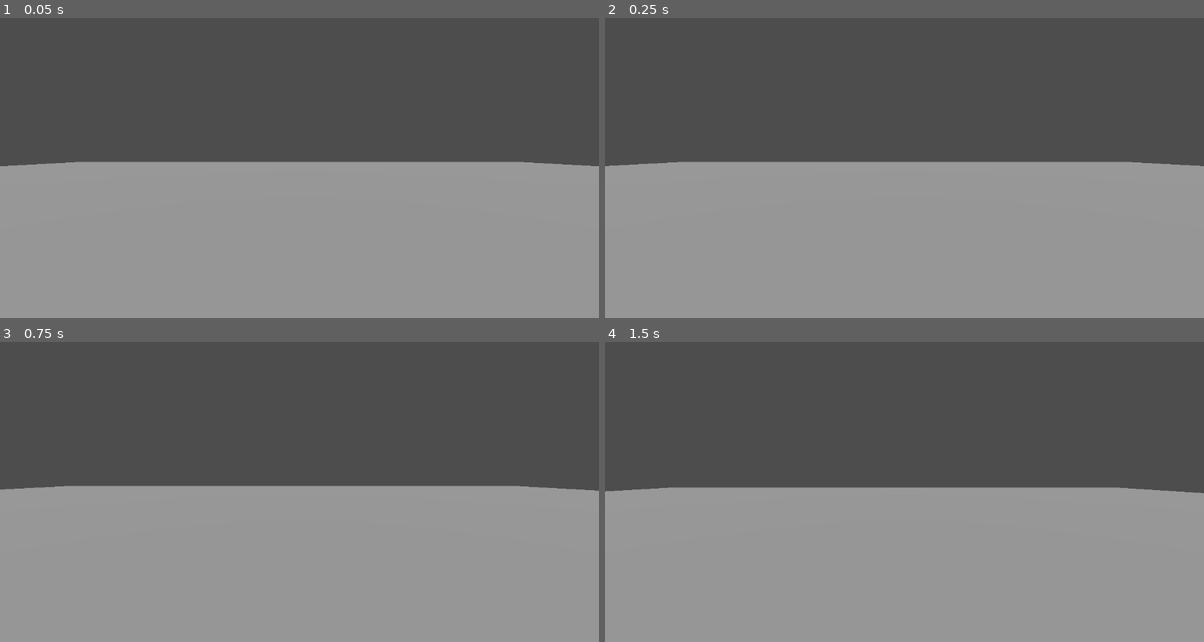
Above: before the commit, frames 1-4 (two rows, left to right).
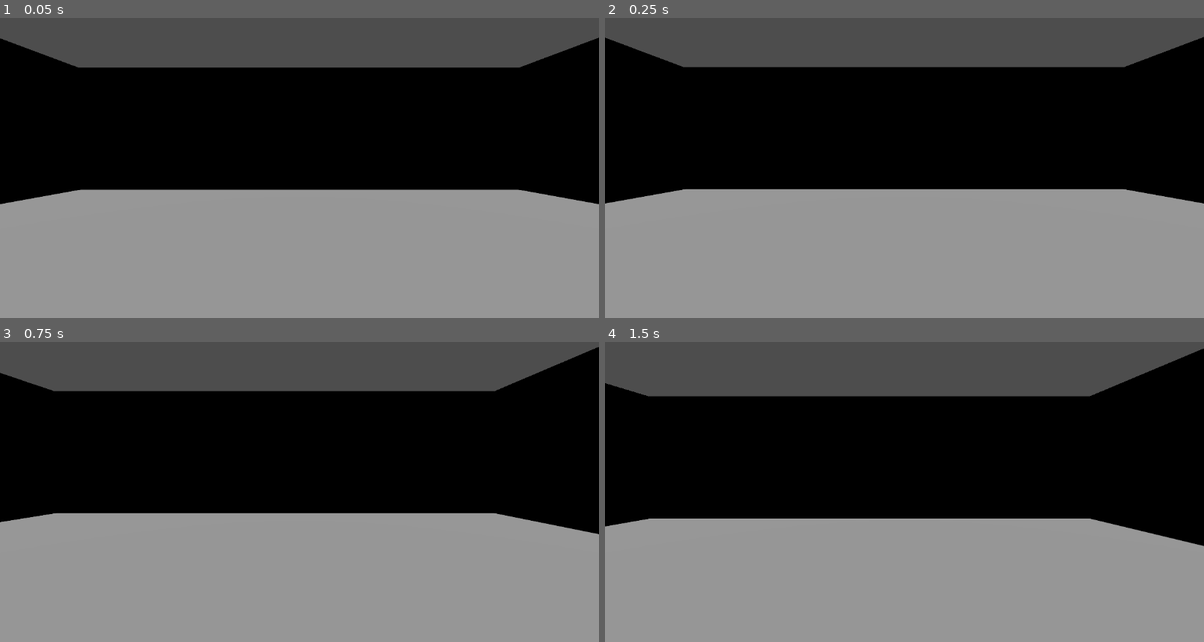
Above: after the commit, the same moments.

Repository: Void-Cloud/bunkergame
Game: Godot game, scene res://main.tscn
Same seed, same stepped clock (60 frames per second), same inputs: the game is played once before the commit and once after it.
Inputs (mouse positions are in pixels of both pictures, inside the frame that each line leads up to):
- Up to frame 1 (0.05 s): no input
- Up to frame 2 (0.25 s): no input
- Up to frame 3 (0.75 s): tap Enter (enter) at 0.5, 0.6 s; move the mouse to (431, 456) at 0.52 s; hold D (right) from 0.53 s (still down); click (431, 456) at 0.67 s
- Up to frame 4 (1.5 s): tap Space (jump) at 0.77, 1.25 s; tap E (interact) at 0.8, 1.35 s; move the mouse to (874, 474) at 1.27 s; release D (right) at 1.28 s; hold W (forward) from 1.28 s (still down)

The runs differ from the first frame. In frame 1, 43% of the frame differs, in the area x 0-100%, y 6-63%; in frame 2, 43%; in frame 3, 43%; in frame 4, 44%, in the area x 0-100%, y 2-69%.

Commit message:
Change game area and add door opening mechanic

Diff:
--- a/computer_screen.gd
+++ b/computer_screen.gd
@@ -1,4 +1,6 @@
 extends Node2D
+
+signal open_door
 
 @onready var lineEdit = $LineEdit
 @onready var printOut = $Label
@@ -26,6 +28,7 @@
 			write_to_print_out("Use 'open' command to open the door.")
 		"open":
 			write_to_print_out("Opening the door.")
+			emit_signal("open_door")
 		"":
 			write_to_print_out(" ")
 		_:
--- a/main.gd
+++ b/main.gd
@@ -17,3 +17,7 @@
 # Called every frame. 'delta' is the elapsed time since the previous frame.
 func _process(delta):
 	pass
+
+
+func _on_computer_screen_open_door():
+	$Door.move_and_collide(Vector3(0,3,0))
--- a/main.tscn
+++ b/main.tscn
@@ -5,14 +5,35 @@
 [ext_resource type="PackedScene" uid="uid://d18sngsltlbo7" path="res://computer_screen.tscn" id="2_0xm2m"]
 
 [sub_resource type="BoxShape3D" id="BoxShape3D_7dm0k"]
-size = Vector3(60, 2, 60)
+size = Vector3(20, 2, 20)
 
 [sub_resource type="BoxMesh" id="BoxMesh_ig7tw"]
-size = Vector3(60, 2, 60)
+size = Vector3(20, 2, 20)
 
 [sub_resource type="StandardMaterial3D" id="StandardMaterial3D_h2yge"]
 
 [sub_resource type="PlaneMesh" id="PlaneMesh_1bvp3"]
+
+[sub_resource type="BoxMesh" id="BoxMesh_h2yge"]
+size = Vector3(20, 5, 1)
+
+[sub_resource type="ConvexPolygonShape3D" id="ConvexPolygonShape3D_1bvp3"]
+points = PackedVector3Array(10, 2.5, 0.5, 10, 2.5, -0.5, -10, 2.5, 0.5, 10, -2.5, 0.5, 10, -2.5, -0.5, -10, 2.5, -0.5, -10, -2.5, 0.5, -10, -2.5, -0.5)
+
+[sub_resource type="ConvexPolygonShape3D" id="ConvexPolygonShape3D_lquwl"]
+points = PackedVector3Array(10, 2.5, 0.5, 10, 2.5, -0.5, -10, 2.5, 0.5, 10, -2.5, 0.5, 10, -2.5, -0.5, -10, 2.5, -0.5, -10, -2.5, 0.5, -10, -2.5, -0.5)
+
+[sub_resource type="BoxMesh" id="BoxMesh_1bvp3"]
+size = Vector3(1, 5, 8)
+
+[sub_resource type="ConvexPolygonShape3D" id="ConvexPolygonShape3D_7mycd"]
+points = PackedVector3Array(-0.5, -2.5, -4, 0.5, -2.5, -4, -0.5, -2.5, 4, -0.5, 2.5, -4, 0.5, 2.5, -4, 0.5, -2.5, 4, -0.5, 2.5, 4, 0.5, 2.5, 4)
+
+[sub_resource type="BoxMesh" id="BoxMesh_lquwl"]
+size = Vector3(1, 3, 2)
+
+[sub_resource type="ConvexPolygonShape3D" id="ConvexPolygonShape3D_272bh"]
+points = PackedVector3Array(0.5, 1.5, 1, -0.5, 1.5, 1, 0.5, -1.5, 1, 0.5, 1.5, -1, -0.5, 1.5, -1, -0.5, -1.5, 1, 0.5, -1.5, -1, -0.5, -1.5, -1)
 
 [node name="Main" type="Node" unique_id=2066736840]
 script = ExtResource("1_h2yge")
@@ -42,3 +63,58 @@
 size = Vector2i(600, 400)
 
 [node name="ComputerScreen" parent="ScreenViewport" unique_id=1780052513 instance=ExtResource("2_0xm2m")]
+
+[node name="Walls" type="StaticBody3D" parent="." unique_id=1130755177]
+
+[node name="Wall-z" type="MeshInstance3D" parent="Walls" unique_id=2147034478]
+transform = Transform3D(1, 0, 0, 0, 1, 0, 0, 0, 1, 0, 2.5140028, -9.490269)
+mesh = SubResource("BoxMesh_h2yge")
+
+[node name="Collision-z" type="CollisionShape3D" parent="Walls" unique_id=207274333]
+transform = Transform3D(1, 0, 0, 0, 1, 0, 0, 0, 1, 0, 2.5140028, -9.490269)
+shape = SubResource("ConvexPolygonShape3D_1bvp3")
+
+[node name="Wall+x" type="MeshInstance3D" parent="Walls" unique_id=101480784]
+transform = Transform3D(-4.371139e-08, 0, 1, 0, 1, 0, -1, 0, -4.371139e-08, 9.480286, 2.5140028, 0.17365098)
+mesh = SubResource("BoxMesh_h2yge")
+
+[node name="Collision+x" type="CollisionShape3D" parent="Walls" unique_id=1366011750]
+transform = Transform3D(-4.371139e-08, 0, 1, 0, 1, 0, -1, 0, -4.371139e-08, 9.480286, 2.5140028, 0.17365098)
+shape = SubResource("ConvexPolygonShape3D_lquwl")
+
+[node name="Wall+z" type="MeshInstance3D" parent="Walls" unique_id=771253325]
+transform = Transform3D(1, 0, 0, 0, 1, 0, 0, 0, 1, 0, 2.5140028, 9.593285)
+mesh = SubResource("BoxMesh_h2yge")
+
+[node name="Collision+z" type="CollisionShape3D" parent="Walls" unique_id=540857612]
+transform = Transform3D(1, 0, 0, 0, 1, 0, 0, 0, 1, 0, 2.5140028, 9.593285)
+shape = SubResource("ConvexPolygonShape3D_1bvp3")
+
+[node name="Doorwall-z" type="MeshInstance3D" parent="Walls" unique_id=271369753]
+transform = Transform3D(1, 0, 0, 0, 1, 0, 0, 0, 1, -9.511282, 2.505415, -5.024834)
+mesh = SubResource("BoxMesh_1bvp3")
+
+[node name="Doorwallcol-z" type="CollisionShape3D" parent="Walls" unique_id=1894038407]
+transform = Transform3D(1, 0, 0, 0, 1, 0, 0, 0, 1, -9.511282, 2.505415, -5.024834)
+shape = SubResource("ConvexPolygonShape3D_7mycd")
+
+[node name="Doorwall-z2" type="MeshInstance3D" parent="Walls" unique_id=154926044]
+transform = Transform3D(1, 0, 0, 0, 1, 0, 0, 0, 1, -9.511282, 2.505415, 5.1537833)
+mesh = SubResource("BoxMesh_1bvp3")
+
+[node name="Doorwallcol-z2" type="CollisionShape3D" parent="Walls" unique_id=563072375]
+transform = Transform3D(1, 0, 0, 0, 1, 0, 0, 0, 1, -9.511282, 2.505415, 5.1537833)
+shape = SubResource("ConvexPolygonShape3D_7mycd")
+
+[node name="Door" type="AnimatableBody3D" parent="." unique_id=1556149197]
+transform = Transform3D(1, 0, 0, 0, 1, 0, 0, 0, 1, -8.774162, 0.09803438, 0)
+
+[node name="MeshInstance3D" type="MeshInstance3D" parent="Door" unique_id=881841916]
+transform = Transform3D(1, 0, 0, 0, 1, 0, 0, 0, 1, -0.7516384, 1.528274, 0.0670743)
+mesh = SubResource("BoxMesh_lquwl")
+
+[node name="CollisionShape3D" type="CollisionShape3D" parent="Door" unique_id=1168340293]
+transform = Transform3D(1, 0, 0, 0, 1, 0, 0, 0, 1, -0.7516384, 1.528274, 0.0670743)
+shape = SubResource("ConvexPolygonShape3D_272bh")
+
+[connection signal="open_door" from="ScreenViewport/ComputerScreen" to="." method="_on_computer_screen_open_door"]
